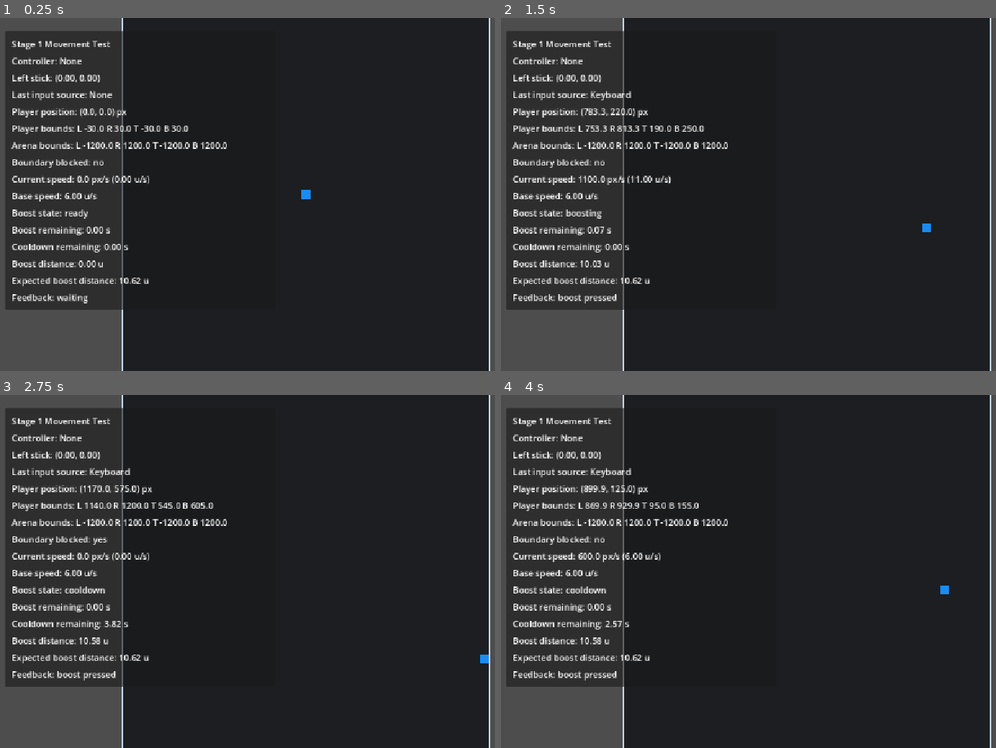
Above: before the commit, frames 1-4 (two rows, left to right).
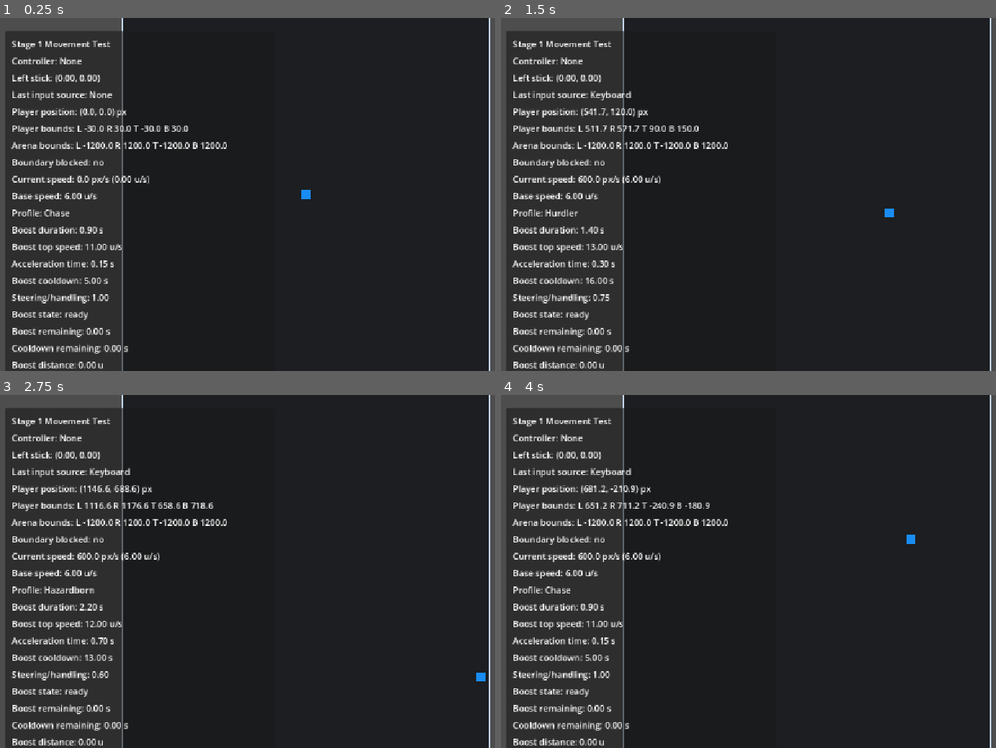
Above: after the commit, the same moments.

Repository: mrubinelli/Melee-Mayhem
Game: Godot game, scene res://scenes/main.tscn
The game is run twice, just before and just after one commit, with the same random seed, the same clock (stepped at 60 frames per second) and the same inputs.
Inputs:
- Up to frame 1 (0.25 s): no input
- Up to frame 2 (1.5 s): tap Enter at 0.5 s; hold D (move_right) 0.53-1.28 s; hold Space (boost) 0.53-1.28 s; tap 1 (switch_archetype) at 0.8, 1.35 s; hold S (move_down) from 1.28 s (still down)
- Up to frame 3 (2.75 s): tap Space (boost) at 1.55 s; release S (move_down) at 2.03 s; hold D (move_right) from 2.03 s (still down); hold Space (boost) from 2.03 s (still down); tap 1 (switch_archetype) at 2.3 s
- Up to frame 4 (4 s): release D (move_right) at 2.78 s; release Space (boost) at 2.78 s; hold W (move_up) 2.78-3.53 s; tap 1 (switch_archetype) at 2.85, 3.8 s; tap Space (boost) at 3.05 s; hold A (move_left) from 3.53 s (still down); hold Space (boost) from 3.53 s (still down)

The runs differ from the first frame. In frame 1, 5.2% of the frame differs, in the area x 1-31%, y 54-100%; in frame 2, 5.9%, in the area x 1-87%, y 25-100%; in frame 3, 5.9%; in frame 4, 5.7%.

Commit message:
Add Stage 3 chase profiles

Diff:
--- /dev/null
+++ b/resources/boost/breaker_boost_tuning.tres
@@ -0,0 +1,12 @@
+[gd_resource type="Resource" script_class="BoostTuning" load_steps=2 format=3]
+
+[ext_resource type="Script" path="res://scripts/player/boost_tuning.gd" id="1_boost_tuning"]
+
+[resource]
+script = ExtResource("1_boost_tuning")
+profile_name = "Breaker"
+duration = 1.5
+top_speed_units = 13.0
+time_to_top_speed = 0.4
+cooldown = 10.0
+steering_strength = 0.55
--- /dev/null
+++ b/resources/boost/chase_boost_tuning.tres
@@ -0,0 +1,12 @@
+[gd_resource type="Resource" script_class="BoostTuning" load_steps=2 format=3]
+
+[ext_resource type="Script" path="res://scripts/player/boost_tuning.gd" id="1_boost_tuning"]
+
+[resource]
+script = ExtResource("1_boost_tuning")
+profile_name = "Chase"
+duration = 0.9
+top_speed_units = 11.0
+time_to_top_speed = 0.15
+cooldown = 5.0
+steering_strength = 1.0
--- /dev/null
+++ b/resources/boost/hazardborn_boost_tuning.tres
@@ -0,0 +1,12 @@
+[gd_resource type="Resource" script_class="BoostTuning" load_steps=2 format=3]
+
+[ext_resource type="Script" path="res://scripts/player/boost_tuning.gd" id="1_boost_tuning"]
+
+[resource]
+script = ExtResource("1_boost_tuning")
+profile_name = "Hazardborn"
+duration = 2.2
+top_speed_units = 12.0
+time_to_top_speed = 0.7
+cooldown = 13.0
+steering_strength = 0.6
--- /dev/null
+++ b/resources/boost/hurdler_boost_tuning.tres
@@ -0,0 +1,12 @@
+[gd_resource type="Resource" script_class="BoostTuning" load_steps=2 format=3]
+
+[ext_resource type="Script" path="res://scripts/player/boost_tuning.gd" id="1_boost_tuning"]
+
+[resource]
+script = ExtResource("1_boost_tuning")
+profile_name = "Hurdler"
+duration = 1.4
+top_speed_units = 13.0
+time_to_top_speed = 0.3
+cooldown = 16.0
+steering_strength = 0.75
--- /dev/null
+++ b/resources/boost/tunneler_boost_tuning.tres
@@ -0,0 +1,12 @@
+[gd_resource type="Resource" script_class="BoostTuning" load_steps=2 format=3]
+
+[ext_resource type="Script" path="res://scripts/player/boost_tuning.gd" id="1_boost_tuning"]
+
+[resource]
+script = ExtResource("1_boost_tuning")
+profile_name = "Tunneler"
+duration = 1.1
+top_speed_units = 15.0
+time_to_top_speed = 0.1
+cooldown = 20.0
+steering_strength = 0.35
--- a/scenes/main.tscn
+++ b/scenes/main.tscn
@@ -29,7 +29,7 @@
 offset_left = 24.0
 offset_top = 24.0
 offset_right = 520.0
-offset_bottom = 480.0
+offset_bottom = 620.0
 
 [node name="Margin" type="MarginContainer" parent="DebugPanel/Panel"]
 layout_mode = 2
@@ -91,6 +91,36 @@
 layout_mode = 2
 text = "Base speed: 6.00 u/s"
 
+[node name="ProfileLabel" type="Label" parent="DebugPanel/Panel/Margin/Rows"]
+unique_name_in_owner = true
+layout_mode = 2
+text = "Profile: Chase"
+
+[node name="BoostDurationLabel" type="Label" parent="DebugPanel/Panel/Margin/Rows"]
+unique_name_in_owner = true
+layout_mode = 2
+text = "Boost duration: 0.90 s"
+
+[node name="BoostTopSpeedLabel" type="Label" parent="DebugPanel/Panel/Margin/Rows"]
+unique_name_in_owner = true
+layout_mode = 2
+text = "Boost top speed: 11.00 u/s"
+
+[node name="BoostAccelerationLabel" type="Label" parent="DebugPanel/Panel/Margin/Rows"]
+unique_name_in_owner = true
+layout_mode = 2
+text = "Acceleration time: 0.15 s"
+
+[node name="BoostCooldownLabel" type="Label" parent="DebugPanel/Panel/Margin/Rows"]
+unique_name_in_owner = true
+layout_mode = 2
+text = "Boost cooldown: 5.00 s"
+
+[node name="BoostSteeringLabel" type="Label" parent="DebugPanel/Panel/Margin/Rows"]
+unique_name_in_owner = true
+layout_mode = 2
+text = "Steering/handling: 1.00"
+
 [node name="BoostStateLabel" type="Label" parent="DebugPanel/Panel/Margin/Rows"]
 unique_name_in_owner = true
 layout_mode = 2
--- a/scenes/player.tscn
+++ b/scenes/player.tscn
@@ -1,7 +1,7 @@
 [gd_scene load_steps=4 format=3]
 
 [ext_resource type="Script" path="res://scripts/player/player_controller.gd" id="1_player"]
-[ext_resource type="Resource" path="res://resources/boost/generic_boost_tuning.tres" id="2_boost_tuning"]
+[ext_resource type="Resource" path="res://resources/boost/chase_boost_tuning.tres" id="2_boost_tuning"]
 
 [sub_resource type="RectangleShape2D" id="RectangleShape2D_player"]
 size = Vector2(60, 60)
--- a/scripts/input/input_device_test.gd
+++ b/scripts/input/input_device_test.gd
@@ -9,20 +9,11 @@
 	_update_controller_display()
 	debug_panel.set_last_input_source(_last_input_source)
 	debug_panel.set_base_speed(player.get_base_speed_units())
+	_update_player_debug_display()
 
 
 func _process(_delta: float) -> void:
-	debug_panel.set_left_stick(_get_left_stick_vector())
-	debug_panel.set_player_position(player.global_position)
-	debug_panel.set_player_bounds(player.get_clamped_player_bounds())
-	debug_panel.set_arena_bounds(player.get_arena_bounds())
-	debug_panel.set_clamp_active(player.is_clamp_active())
-	debug_panel.set_player_speed(player.get_speed_pixels(), player.get_speed_units())
-	debug_panel.set_boost_state(player.get_boost_state_name())
-	debug_panel.set_boost_time_remaining(player.get_boost_time_remaining())
-	debug_panel.set_cooldown_remaining(player.get_cooldown_remaining())
-	debug_panel.set_boost_distance(player.get_boost_distance_units())
-	debug_panel.set_expected_boost_distance(player.get_expected_boost_distance_units())
+	_update_player_debug_display()
 
 
 func _unhandled_input(event: InputEvent) -> void:
@@ -36,11 +27,31 @@
 	if event.is_action_pressed("toggle_debug"):
 		debug_panel.toggle_panel()
 		_trigger_feedback("toggle_debug pressed")
+	elif event.is_action_pressed("switch_archetype"):
+		player.switch_to_next_profile()
+		_update_player_debug_display()
+		_trigger_feedback("switch_archetype pressed")
 	elif event.is_action_pressed("boost"):
 		_trigger_feedback("boost pressed")
 	elif event.is_action_pressed("reset"):
 		player.reset_to_spawn()
+		_update_player_debug_display()
 		_trigger_feedback("reset pressed")
+
+
+func _update_player_debug_display() -> void:
+	debug_panel.set_left_stick(_get_left_stick_vector())
+	debug_panel.set_player_position(player.global_position)
+	debug_panel.set_player_bounds(player.get_clamped_player_bounds())
+	debug_panel.set_arena_bounds(player.get_arena_bounds())
+	debug_panel.set_clamp_active(player.is_clamp_active())
+	debug_panel.set_player_speed(player.get_speed_pixels(), player.get_speed_units())
+	_update_boost_tuning_display()
+	debug_panel.set_boost_state(player.get_boost_state_name())
+	debug_panel.set_boost_time_remaining(player.get_boost_time_remaining())
+	debug_panel.set_cooldown_remaining(player.get_cooldown_remaining())
+	debug_panel.set_boost_distance(player.get_boost_distance_units())
+	debug_panel.set_expected_boost_distance(player.get_expected_boost_distance_units())
 
 
 func _set_last_input_source(source: String) -> void:
@@ -52,6 +63,15 @@
 
 func _trigger_feedback(message: String) -> void:
 	debug_panel.show_feedback(message)
+
+
+func _update_boost_tuning_display() -> void:
+	debug_panel.set_profile_name(player.get_profile_name())
+	debug_panel.set_boost_duration(player.get_boost_duration())
+	debug_panel.set_boost_top_speed(player.get_boost_top_speed_units())
+	debug_panel.set_boost_acceleration_time(player.get_boost_acceleration_time())
+	debug_panel.set_boost_cooldown(player.get_boost_cooldown())
+	debug_panel.set_boost_steering(player.get_boost_steering_strength())
 
 
 func _get_left_stick_vector() -> Vector2:
--- a/scripts/player/boost_tuning.gd
+++ b/scripts/player/boost_tuning.gd
@@ -1,6 +1,7 @@
 extends Resource
 class_name BoostTuning
 
+@export var profile_name := "Chase"
 @export var duration := 1.0
 @export var top_speed_units := 11.0
 @export var time_to_top_speed := 0.15
--- a/scripts/player/player_controller.gd
+++ b/scripts/player/player_controller.gd
@@ -16,6 +16,13 @@
 const MAX_CENTER := (ARENA_SIZE_PIXELS * 0.5) - PLAYER_HALF_SIZE_PIXELS
 const CLAMP_EPSILON_PIXELS := 1.0
 const INPUT_DEADZONE := 0.25
+const PROFILE_TUNING_PATHS: PackedStringArray = [
+	"res://resources/boost/chase_boost_tuning.tres",
+	"res://resources/boost/breaker_boost_tuning.tres",
+	"res://resources/boost/hurdler_boost_tuning.tres",
+	"res://resources/boost/hazardborn_boost_tuning.tres",
+	"res://resources/boost/tunneler_boost_tuning.tres",
+]
 
 @export var spawn_position := Vector2.ZERO
 @export var boost_tuning: BoostTuning
@@ -32,9 +39,11 @@
 var _boost_time_remaining := 0.0
 var _cooldown_remaining := 0.0
 var _boost_distance_pixels := 0.0
+var _profile_index := 0
 
 
 func _ready() -> void:
+	_select_default_profile()
 	reset_to_spawn()
 
 
@@ -105,6 +114,33 @@
 	return BASE_SPEED_UNITS
 
 
+func get_profile_name() -> String:
+	if boost_tuning == null:
+		return "None"
+
+	return boost_tuning.profile_name
+
+
+func get_boost_duration() -> float:
+	return boost_tuning.duration if boost_tuning != null else 0.0
+
+
+func get_boost_top_speed_units() -> float:
+	return boost_tuning.top_speed_units if boost_tuning != null else 0.0
+
+
+func get_boost_acceleration_time() -> float:
+	return boost_tuning.time_to_top_speed if boost_tuning != null else 0.0
+
+
+func get_boost_cooldown() -> float:
+	return boost_tuning.cooldown if boost_tuning != null else 0.0
+
+
+func get_boost_steering_strength() -> float:
+	return boost_tuning.steering_strength if boost_tuning != null else 0.0
+
+
 func get_player_size_pixels() -> Vector2:
 	return PLAYER_SIZE_PIXELS
 
@@ -161,6 +197,15 @@
 	var acceleration_distance: float = ((BASE_SPEED_UNITS + ramp_end_speed) * 0.5) * ramp_time
 	var full_speed_distance: float = top_speed * maxf(duration - ramp_time, 0.0)
 	return acceleration_distance + full_speed_distance
+
+
+func switch_to_next_profile() -> void:
+	if PROFILE_TUNING_PATHS.is_empty():
+		return
+
+	_profile_index = wrapi(_profile_index + 1, 0, PROFILE_TUNING_PATHS.size())
+	_load_profile_tuning(_profile_index)
+	_clear_boost_for_profile_switch()
 
 
 func _get_movement_direction() -> Vector2:
@@ -288,3 +333,28 @@
 	_boost_time_remaining = 0.0
 	_cooldown_remaining = 0.0
 	_boost_distance_pixels = 0.0
+
+
+func _clear_boost_for_profile_switch() -> void:
+	_boost_state = BoostState.READY
+	_boost_direction = _facing_direction.normalized() if not _facing_direction.is_zero_approx() else Vector2.RIGHT
+	_boost_elapsed = 0.0
+	_boost_time_remaining = 0.0
+	_cooldown_remaining = 0.0
+	_boost_distance_pixels = 0.0
+	_intended_velocity = Vector2.ZERO
+	velocity = Vector2.ZERO
+
+
+func _select_default_profile() -> void:
+	if PROFILE_TUNING_PATHS.is_empty():
+		return
+
+	_profile_index = 0
+	_load_profile_tuning(_profile_index)
+
+
+func _load_profile_tuning(profile_index: int) -> void:
+	var loaded_resource := load(PROFILE_TUNING_PATHS[profile_index])
+	if loaded_resource is BoostTuning:
+		boost_tuning = loaded_resource
--- a/scripts/ui/debug_panel.gd
+++ b/scripts/ui/debug_panel.gd
@@ -9,6 +9,12 @@
 @onready var clamp_label: Label = %ClampLabel
 @onready var speed_label: Label = %SpeedLabel
 @onready var base_speed_label: Label = %BaseSpeedLabel
+@onready var profile_label: Label = %ProfileLabel
+@onready var boost_duration_label: Label = %BoostDurationLabel
+@onready var boost_top_speed_label: Label = %BoostTopSpeedLabel
+@onready var boost_acceleration_label: Label = %BoostAccelerationLabel
+@onready var boost_cooldown_label: Label = %BoostCooldownLabel
+@onready var boost_steering_label: Label = %BoostSteeringLabel
 @onready var boost_state_label: Label = %BoostStateLabel
 @onready var boost_time_label: Label = %BoostTimeLabel
 @onready var cooldown_label: Label = %CooldownLabel
@@ -70,6 +76,30 @@
 	base_speed_label.text = "Base speed: %.2f u/s" % base_speed_units
 
 
+func set_profile_name(profile_name: String) -> void:
+	profile_label.text = "Profile: %s" % profile_name
+
+
+func set_boost_duration(duration: float) -> void:
+	boost_duration_label.text = "Boost duration: %.2f s" % duration
+
+
+func set_boost_top_speed(top_speed_units: float) -> void:
+	boost_top_speed_label.text = "Boost top speed: %.2f u/s" % top_speed_units
+
+
+func set_boost_acceleration_time(acceleration_time: float) -> void:
+	boost_acceleration_label.text = "Acceleration time: %.2f s" % acceleration_time
+
+
+func set_boost_cooldown(cooldown: float) -> void:
+	boost_cooldown_label.text = "Boost cooldown: %.2f s" % cooldown
+
+
+func set_boost_steering(steering_strength: float) -> void:
+	boost_steering_label.text = "Steering/handling: %.2f" % steering_strength
+
+
 func set_boost_state(state_name: String) -> void:
 	boost_state_label.text = "Boost state: %s" % state_name
 
